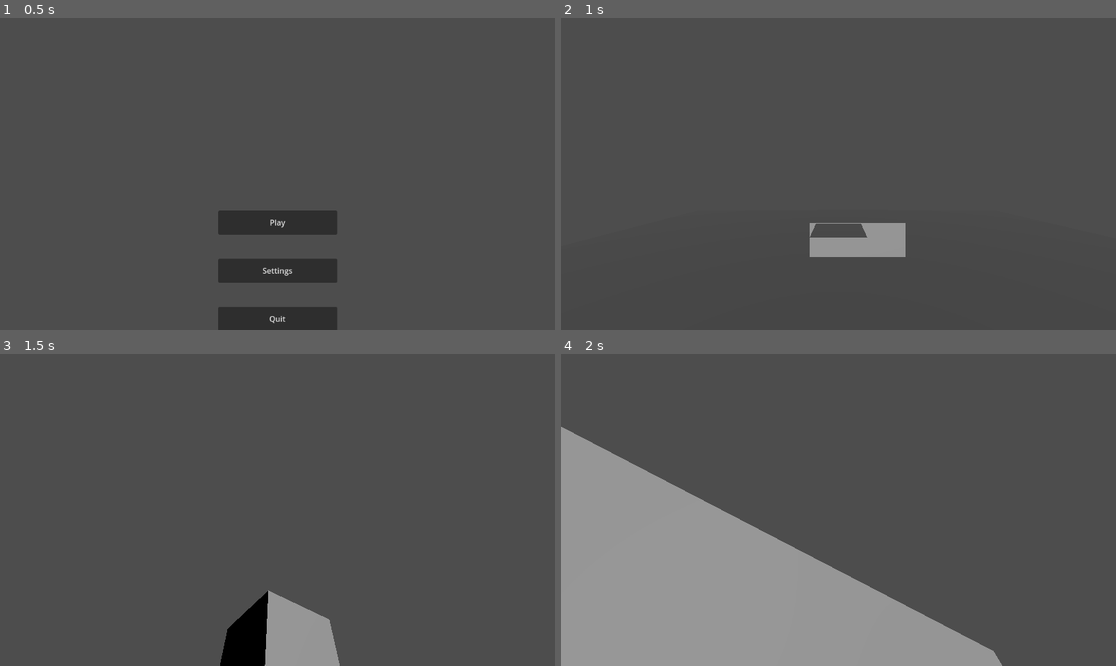
Above: before the commit, frames 1-4 (two rows, left to right).
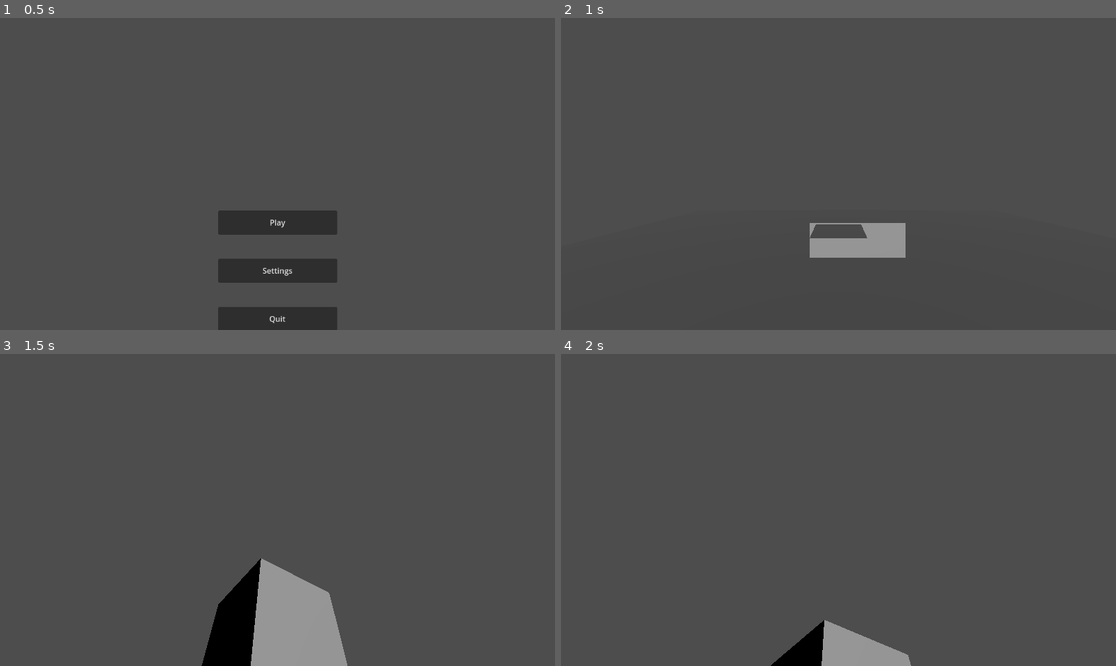
Above: after the commit, the same moments.

Repository: AlexTheAccount/Get-The-Biscuit
Game: Godot game, scene res://Tscn/Main Menu.tscn
Two runs of this game, one before a commit and one after it. Both use one fixed random seed, a clock stepped at 60 frames per second and the inputs below.
Inputs (mouse positions are in pixels of both pictures, inside the frame that each line leads up to):
- Up to frame 1 (0.5 s): no input
- Up to frame 2 (1 s): click "Play" at 0.5 s
- Up to frame 3 (1.5 s): tap Enter (ui_accept) at 1.25 s; move the mouse to (305, 510) at 1.27 s; hold W (Player Up) from 1.28 s (still down); hold Mouse wheel up (Zoom In) from 1.28 s (still down)
- Up to frame 4 (2 s): keep holding W (Player Up); keep holding Mouse wheel up (Zoom In); tap Enter (ui_accept) at 1.52 s

Frame 1 is identical in both runs. In frame 2, less than 0.1% of the frame differs, in the area x 44-63%, y 65-77%; in frame 3, 3.1%; in frame 4, 30%, in the area x 0-80%, y 23-100%.

Commit message:
smoothed horizonal camera movement

Diff:
--- a/get-the-biscuit/Tscn/PlayerBody.gd
+++ b/get-the-biscuit/Tscn/PlayerBody.gd
@@ -75,7 +75,7 @@
 # Camera lag
 @export var camHeight := 1.6
 @export var maxLagDistance := 1.2 # max trailing distance behind motion
-@export var lagResponse := 10.0 # higher = snappier
+@export var lagResponse := 2.0 # higher = snappier
 @export var lagAxisWeight := Vector3(1.0, 0.0, 1.0) # lag
 
 @export var maxVerticalLag := 0.5        # how far up/down the camera trails
@@ -97,6 +97,7 @@
 
 @export_range(0.0, 1.0) var mouseSensitivity = 0.01
 @export var cameraDistance = 4.0
+@export var rotationSmoothSpeed := 20.0 # higher = snappier, lower = more floaty
 @export var verticalLimit = Vector2(-30, 70)  # min and max vertical angle in degrees
 
 var rotationY = 0.0  # vertical rotation
@@ -109,10 +110,6 @@
 
 		# Clamp vertical rotation to avoid flipping upside down
 		rotationX = clamp(rotationX, deg_to_rad(verticalLimit.x), deg_to_rad(verticalLimit.y))
-
-		# Apply the rotations
-		cameraPivot.rotation.y = rotationY
-		tiltPivot.rotation.x = rotationX
 
 		# zoom in/out logic
 	elif event is InputEventMouseButton:
@@ -131,7 +128,7 @@
 	var fullVelo := Vector3(velocity.x, 0, velocity.z)
 	var speed := fullVelo.length()
 
-#    We invert Y so camera lags opposite player motion (rising = camera dips, falling = camera rises)
+	# We invert Y so camera lags opposite player motion (rising = camera dips, falling = camera rises)
 	var rawYoffset := -velocity.y * 0.1 # scale factor—you can tweak
 	var desiredY = clamp(rawYoffset, -maxVerticalLag, maxVerticalLag)
 	var desiredXZ := Vector3.ZERO
@@ -159,5 +156,12 @@
 	if lagOffset.length() > maxLagDistance:
 		lagOffset = lagOffset.normalized() * maxLagDistance
 
+	# Smoothly interpolate Yaw Pivot toward target yaw (rotationY)
+	var smooth := 1.0 - exp(-rotationSmoothSpeed * delta)
+
+	# Handles wrapping around ±PI correctly
+	cameraPivot.rotation.y = lerp_angle(cameraPivot.rotation.y, rotationY, smooth)
+	tiltPivot.rotation.x = lerp_angle(tiltPivot.rotation.x, rotationX, smooth)
+
 	# Apply to pivot without touching rotation
 	cameraPivot.position = basePivotPos + Vector3(0, camHeight, 0) + lagOffset
